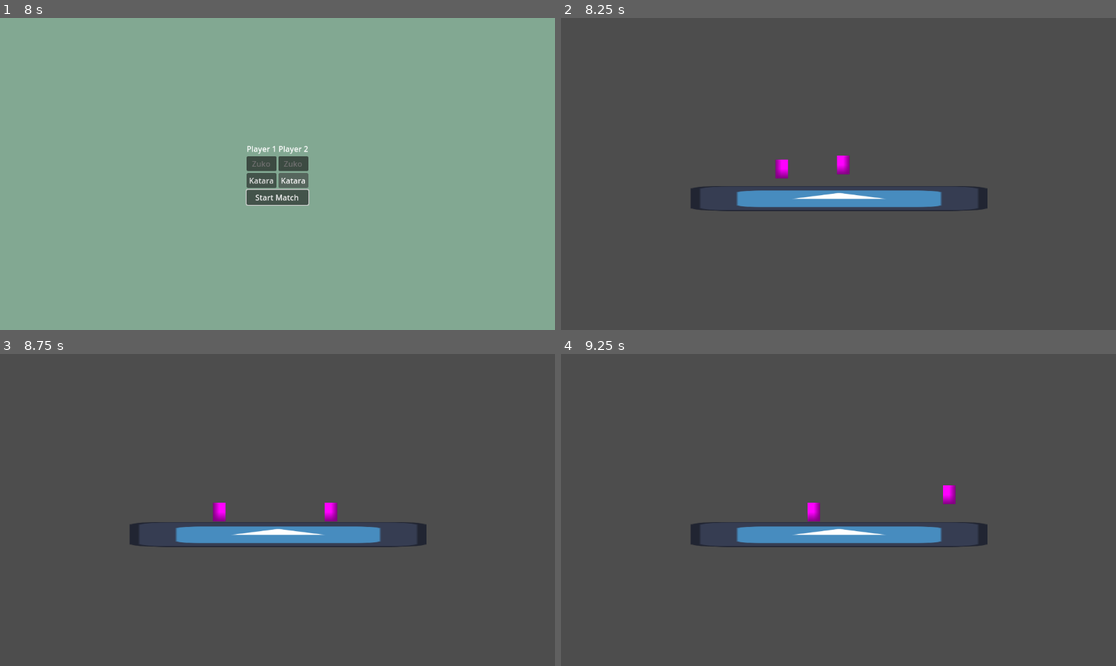
Above: before the commit, frames 1-4 (two rows, left to right).
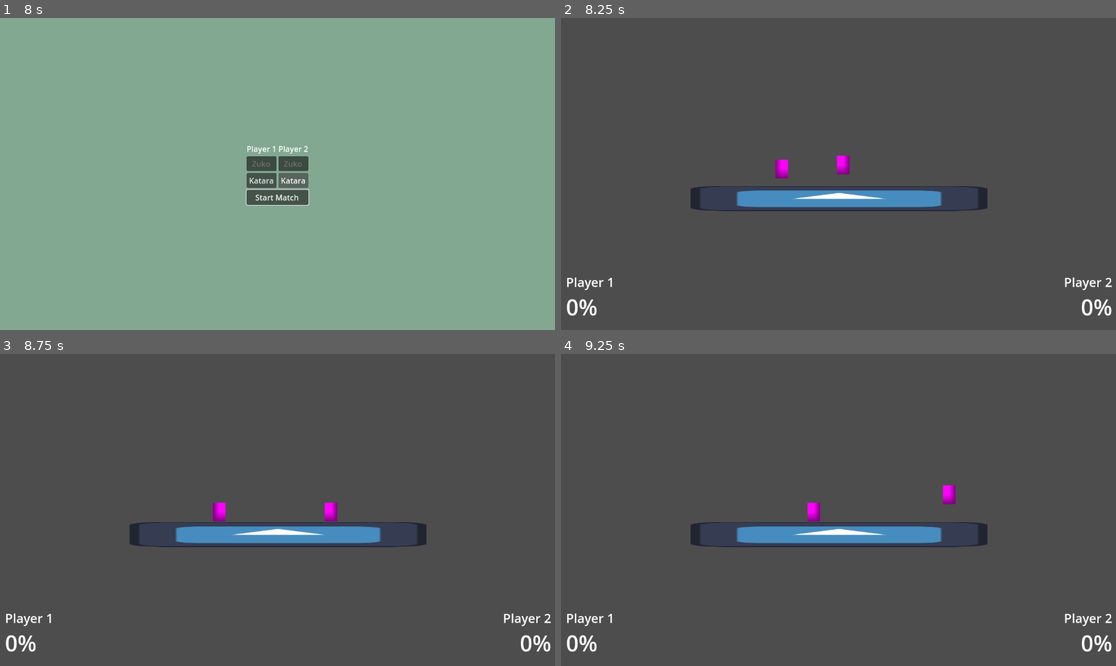
Above: after the commit, the same moments.

Repository: jneisen/avatargame
Game: Godot game, scene res://Scenes/main.tscn
Same seed, same stepped clock (60 frames per second), same inputs: the game is played once before the commit and once after it. The engine's default icon, where the game draws it, is replaced by a stand-in: a white triangle on a blue panel in a dark square.
Inputs:
- Up to frame 1 (8 s): click "Play" at 0.5 s; click "Start Match" at 1.25 s; click "Start Match" at 2 s; click "Zuko" at 2.75 s; click "Katara" at 3.5 s; click "Zuko" at 4.25 s; click "Katara" at 5 s; tap Enter at 5.75, 7.25 s; hold Space (Attack) 5.78-6.53 s; hold D (Right) 5.78-7.28 s; tap W (Jump) at 6.02, 6.77 s; tap , (Attack2) at 6.6 s; hold A (Left) from 7.28 s (still down); hold Down (Down2) from 7.28 s (still down)
- Up to frame 2 (8.25 s): tap Space (Attack) at 8 s; release A (Left) at 8.03 s; release Down (Down2) at 8.03 s; hold D (Right) from 8.03 s (still down); tap Left (Left2) at 8.1 s
- Up to frame 3 (8.75 s): keep holding D (Right); tap W (Jump) at 8.27 s
- Up to frame 4 (9.25 s): keep holding D (Right); hold Right (Right2) from 8.78 s (still down); tap W (Jump) at 9.02 s

Frame 1 is identical in both runs. In frame 2, 0.5% of the frame differs, in the area x 1-100%, y 83-96%; in frame 3, 0.5%; in frame 4, 0.5%.

Commit message:
added precents

Diff:
--- a/Scenes/stage.tscn
+++ b/Scenes/stage.tscn
@@ -62,6 +62,7 @@
 shape = SubResource("RectangleShape2D_70rqm")
 
 [node name="Area2D" type="Area2D" parent="."]
+visible = false
 collision_layer = 128
 collision_mask = 128
 
@@ -69,4 +70,54 @@
 position = Vector2(-1, 1)
 shape = SubResource("RectangleShape2D_7nmha")
 
+[node name="player_ui_1" type="VBoxContainer" parent="."]
+anchors_preset = 2
+anchor_top = 1.0
+anchor_bottom = 1.0
+offset_left = -870.0
+offset_top = 385.0
+offset_right = -807.0
+offset_bottom = 473.0
+grow_vertical = 0
+size_flags_horizontal = 4
+size_flags_vertical = 4
+
+[node name="name" type="Label" parent="player_ui_1"]
+layout_mode = 2
+theme_override_font_sizes/font_size = 40
+text = "Player 1"
+
+[node name="percent" type="Label" parent="player_ui_1"]
+layout_mode = 2
+theme_override_font_sizes/font_size = 70
+text = "0%"
+
+[node name="player_ui_2" type="VBoxContainer" parent="."]
+anchors_preset = 3
+anchor_left = 1.0
+anchor_top = 1.0
+anchor_right = 1.0
+anchor_bottom = 1.0
+offset_left = 720.0
+offset_top = 318.0
+offset_right = 874.0
+offset_bottom = 473.0
+grow_horizontal = 0
+grow_vertical = 0
+size_flags_horizontal = 8
+size_flags_vertical = 4
+alignment = 2
+
+[node name="name" type="Label" parent="player_ui_2"]
+layout_mode = 2
+theme_override_font_sizes/font_size = 40
+text = "Player 2"
+horizontal_alignment = 2
+
+[node name="percent" type="Label" parent="player_ui_2"]
+layout_mode = 2
+theme_override_font_sizes/font_size = 70
+text = "0%"
+horizontal_alignment = 2
+
 [connection signal="body_exited" from="Area2D" to="." method="_on_area_2d_body_exited"]
